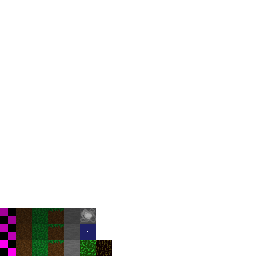
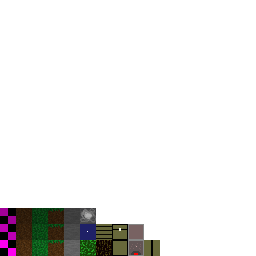
The second 256x256 image is a revision of the first. Changes to its layers:
renamed "Background" to "texture_atlas.png", blend dissolve → normal, painted on it over [96, 224, 160, 256]
